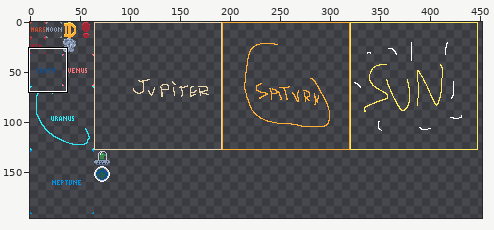
Two states of a pixel-art file, raws/spirtesheet.aseprite. Above: a wide view before the commit, with the close-up outlined.
Close-up. Before the edit:
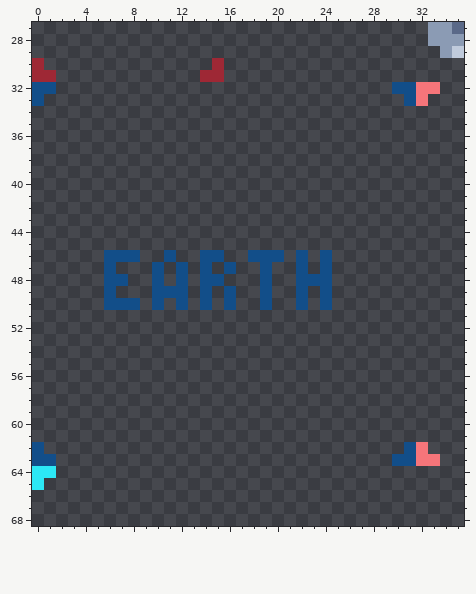
512x512 pixels, 1 frame. Shown: x 0..35, y 27..68. The wide view leaves out empty margins.
Once edited:
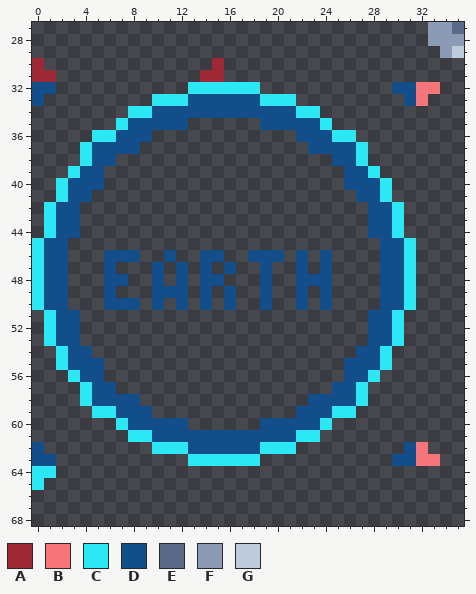
Palette (. is transparent): A #9e2835  B #f6757a  C #2ce8f5  D #124e89  E #5a6988  F #8b9bb4  G #c0cbdc
Difference:
Changed rows in their new state; - is an unchanged pixel.
first column x 0:
32 -------------CCCCCC-------------
33 ----------CCCDDDDDDCCC----------
34 --------CCDDDDDDDDDDDDCC--------
35 -------CDDDDD------DDDDDC-------
36 -----CCDDD------------DDDCC-----
37 ----CDDDD--------------DDDDC----
38 ----CDD------------------DDC----
39 ---CDD--------------------DDC---
40 --CDDD--------------------DDDC--
41 --CDD----------------------DDC--
42 -CDD------------------------DDC-
43 -CDD------------------------DDC-
44 -CDD------------------------DDC-
45 CDD--------------------------DDC
46 CDD--------------------------DDC
47 CDD--------------------------DDC
48 CDD--------------------------DDC
49 CDD--------------------------DDC
50 CDD--------------------------DDC
51 -CDD------------------------DDC-
52 -CDD------------------------DDC-
53 -CDD------------------------DDC-
54 --CDD----------------------DDC--
55 --CDDD--------------------DDDC--
56 ---CDD--------------------DDC---
57 ----CDD------------------DDC----
58 ----CDDDD--------------DDDDC----
59 -----CCDDD------------DDDCC-----
60 -------CDDDDD------DDDDDC-------
61 --------CCDDDDDDDDDDDDCC--------
62 ----------CCCDDDDDDCCC----------
63 -------------CCCCCC-------------
Boxes around the changes in both close-ups, in picture pixels (x1, y1, x2, y2):
added: (32, 82, 416, 466)
